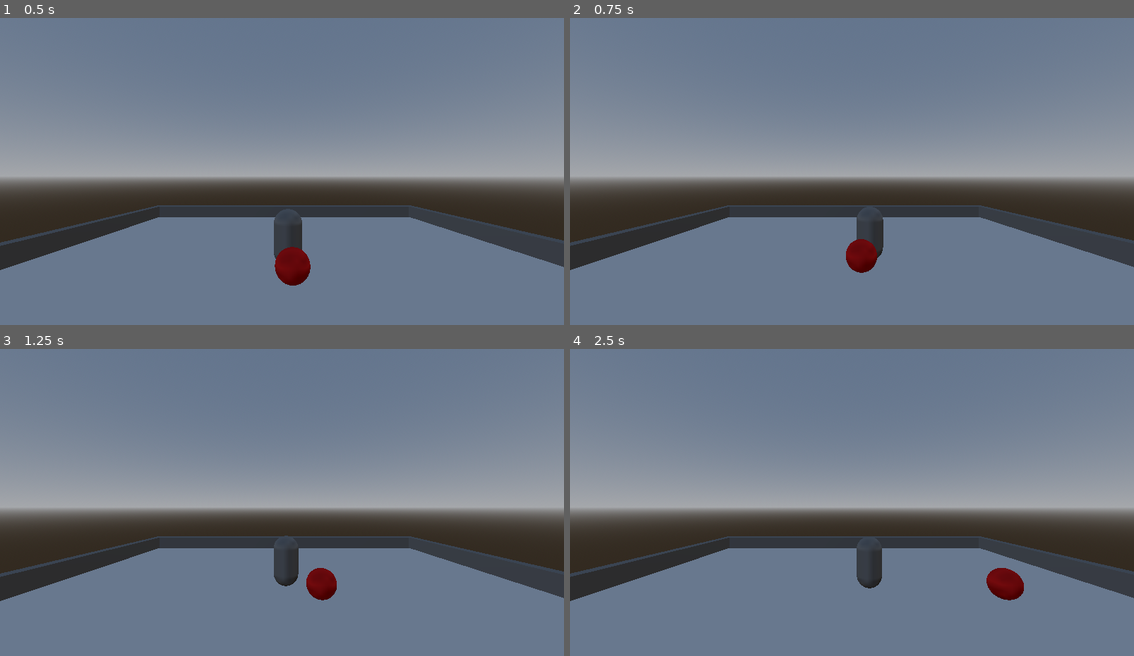
Above: before the commit, frames 1-4 (two rows, left to right).
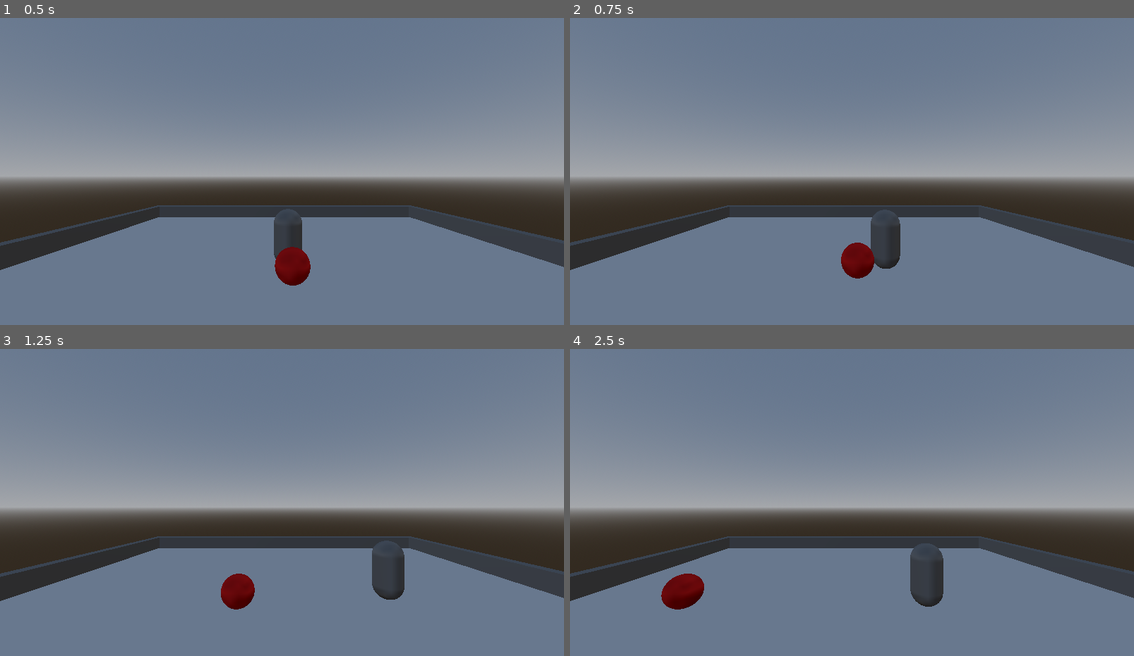
Above: after the commit, the same moments.

Repository: imalexlov1/BomberMan
Game: Godot game, scene res://bomberman/main.tscn
Same seed, same stepped clock (60 frames per second), same inputs: the game is played once before the commit and once after it.
Inputs:
- Up to frame 1 (0.5 s): no input
- Up to frame 2 (0.75 s): hold D (droite) from 0.53 s (still down); tap S (reculer) at 0.6 s
- Up to frame 3 (1.25 s): keep holding D (droite)
- Up to frame 4 (2.5 s): release D (droite) at 1.28 s; hold Left (gauche) 1.28-2.03 s; tap S (reculer) at 1.35, 2.1 s; hold D (droite) from 2.03 s (still down)

Frame 1 is identical in both runs. In frame 2, 1.0% of the frame differs, in the area x 48-59%, y 64-85%; in frame 3, 2.4%; in frame 4, 2.8%, in the area x 16-81%, y 63-85%.

Commit message:
Refactor direction calculation for character movement

Diff:
--- a/bomberman/personnage/personnage.gd
+++ b/bomberman/personnage/personnage.gd
@@ -9,14 +9,15 @@
 		velocity.y -= gravity * delta
 
 	var input_dir = Input.get_vector("gauche", "droite", "avancer", "reculer")
-	var direction = (transform.basis * Vector3(input_dir.x, 0, input_dir.y)).normalized()
+
+
+	var direction = Vector3(input_dir.x, 0, input_dir.y).normalized()
 
 	if direction:
 		velocity.x = direction.x * speed
 		velocity.z = direction.z * speed
 
 		var target_angle = atan2(direction.x, direction.z)
-
 		rotation.y = lerp_angle(rotation.y, target_angle, rotation_speed * delta)
 
 	else:
